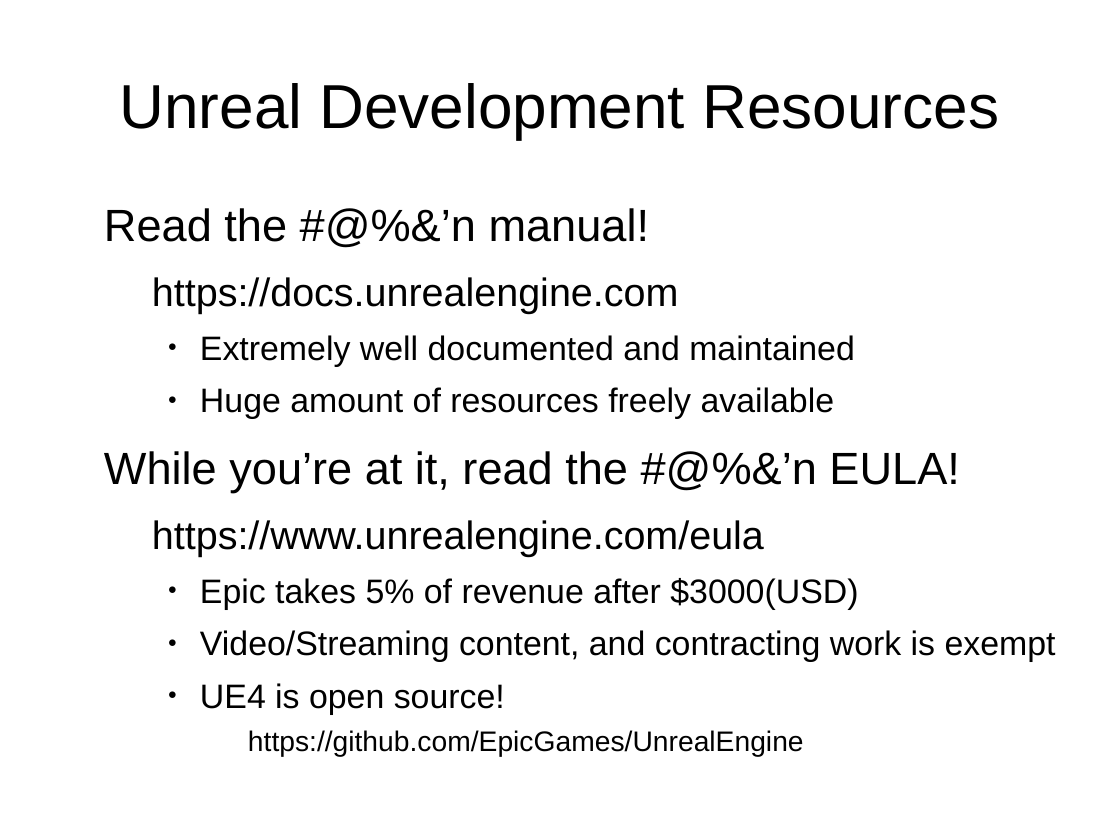
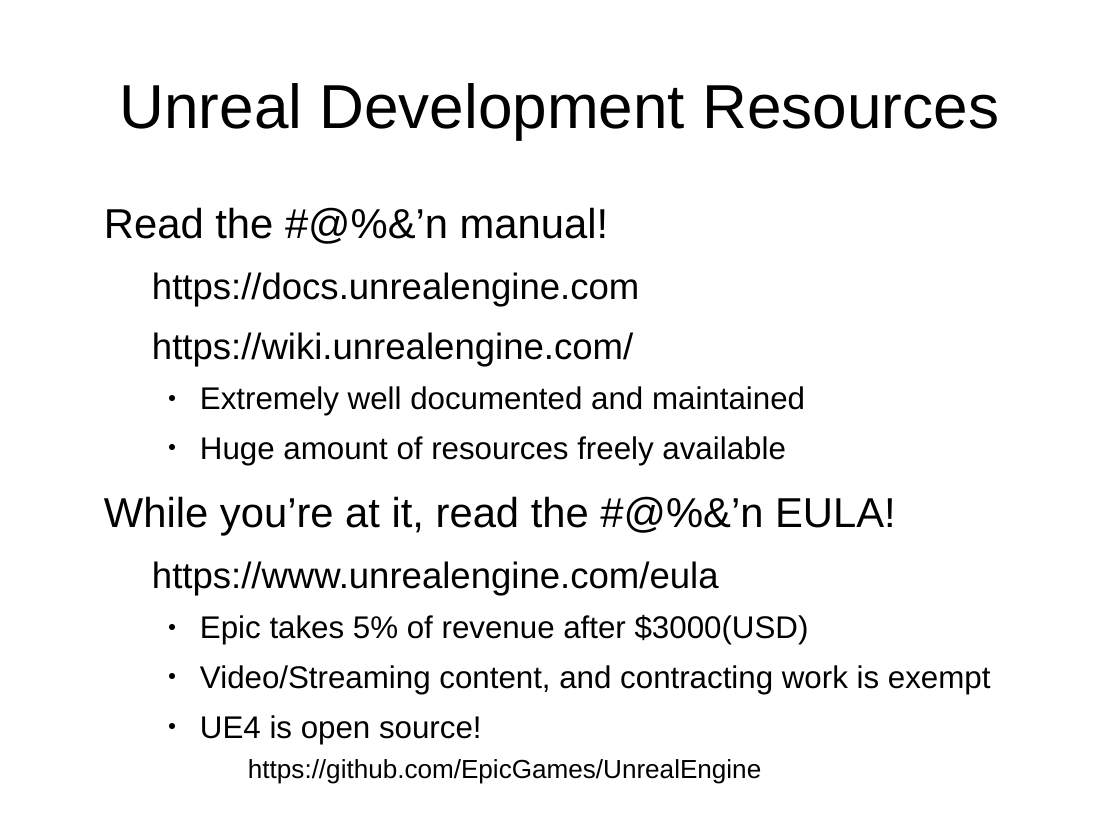
Before and after one commit to maxmurder/GA502-LevelDesignII, a slide deck: slide 7 of GA502-Session1.odp. Drawn at 1120x840 pixels with LibreOffice and Linux fonts; fonts in the diff are those of the drawing. Boxes give left, top, right and bottom in pixels: in the first picture for what was removed or moved away, otherwise in the second. Text is boxed around its words. In the diff, an @@ line names an element or a change of style, - is before the commit and + after.

```diff
--- a/GA502-Session1.odp
+++ b/GA502-Session1.odp
@@ text at bbox=[104, 207, 991, 784]: size 32 to 29.6 pt in "Read the #@%&’n manual!", "While you’re at it, read the #@%&’n ..."; size 28 to 25.9 pt in "https://docs.unrealengine.com", "https://www.unrealengine.com/eula"; size 24 to 22.2 pt in "Extremely well documented and maintained", "Huge amount of resources freely available", "Epic takes 5% of revenue after $3000(USD)", "Video/Streaming content, and contracting work is exempt" and 1 more places; size 20 to 18.5 pt in "https://github.com/EpicGames/UnrealEngine" @@
@@ text at bbox=[152, 332, 633, 366]: paragraph added @@
+  https://wiki.unrealengine.com/
```
Also in this commit, not shown: 1 slide added, 2 other files.
